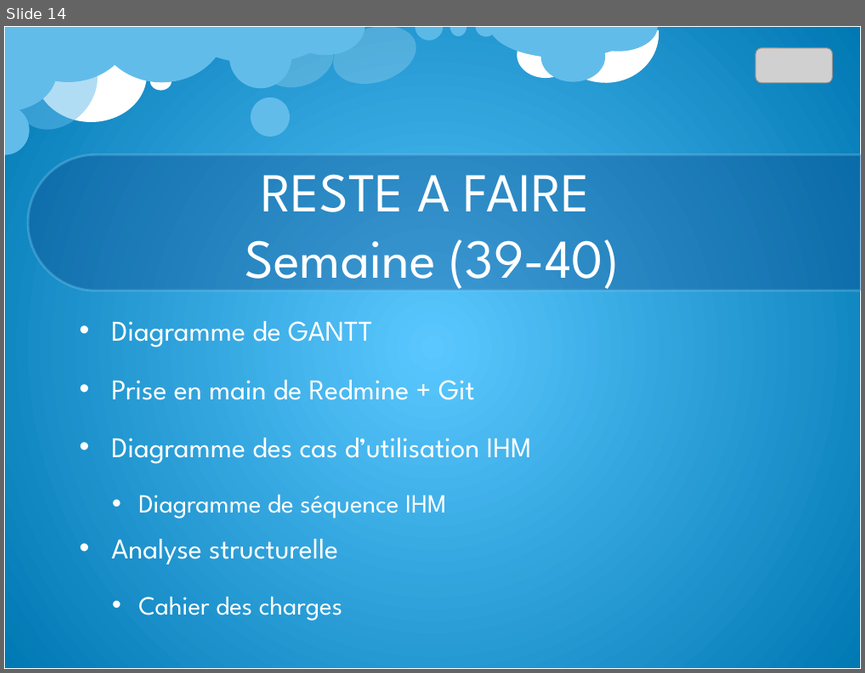
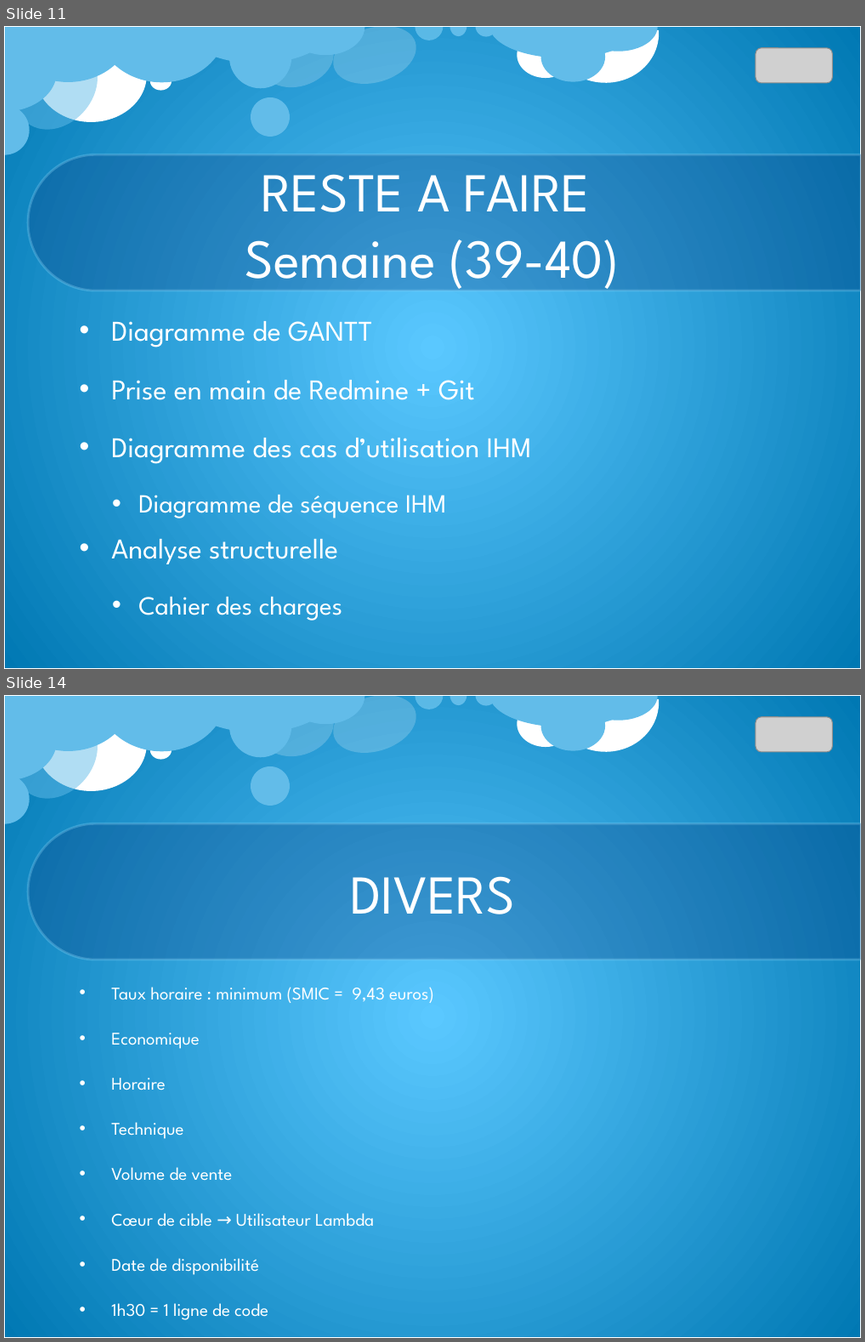
Before and after one commit to Qt-Widgets/PROJET_Drone, a slide deck: cr/CR_lundi_23_09_13.pptx. Shown one above the other, each under a label of ours: slide 14 before the commit, slides 11 and 14 after it; the slides between them are not shown. The pictures are 865x673 and 865x1342 pixels, drawn with LibreOffice and Linux fonts; fonts in the diff are those of the drawing; grey boxes stand for pictures; background and template pictures are left out. Boxes give left, top, right and bottom in pixels: in the first picture for what was removed or moved away, otherwise in the second. Text is boxed around its words. In the diff, an @@ line names an element or a change of style, - is before the commit and + after.

```diff
--- a/cr/CR_lundi_23_09_13.pptx
+++ b/cr/CR_lundi_23_09_13.pptx
@@ slide 14 added at (x1=4, y1=695, x2=861, y2=1338), background picture (left out); not listed: 23 template elements that a slide beside it also shows @@
@@ picture added at (x1=755, y1=717, x2=833, y2=753) @@
@@ title added at (x1=350, y1=876, x2=515, y2=914), 46 pt, text #FFFFFF @@
+DIVERS
@@ text added at (x1=111, y1=987, x2=434, y2=1320), 15 pt, text #FFFFFF @@
+• Taux horaire : minimum (SMIC = 9,43 euros)
+• Economique
+• Horaire
+• Technique
+• Volume de vente
+• Cœur de cible → Utilisateur Lambda
+• Date de disponibilité
+• 1h30 = 1 ligne de code
@@ what was slide 14 is now slide 11 @@
```
Also in this commit, not shown: 7 slides changed, 16 other slides added, 2 slides removed, 3 other files.
